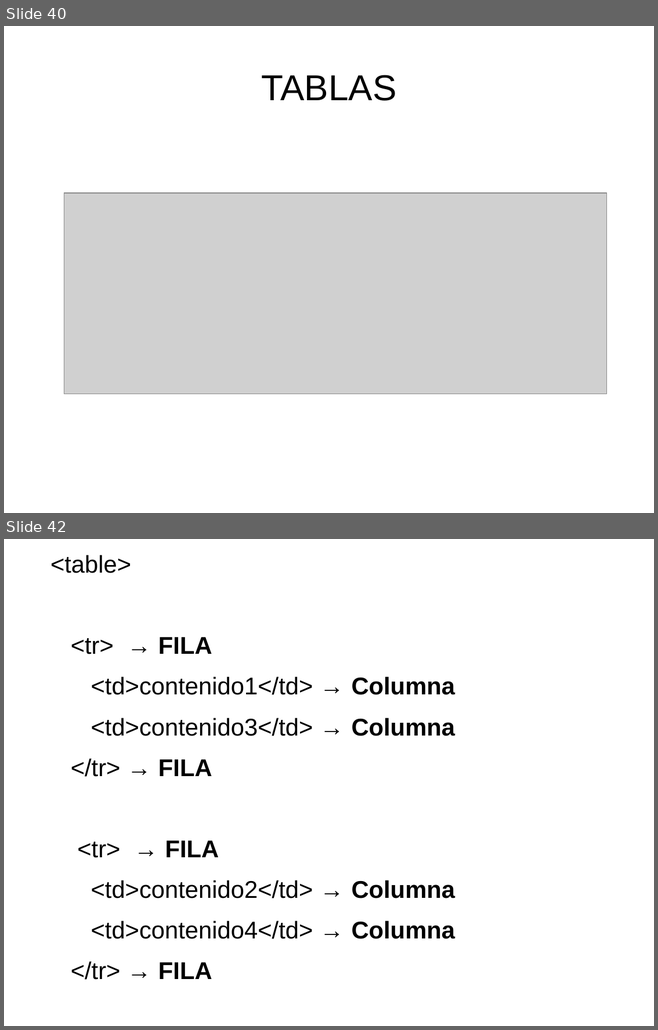
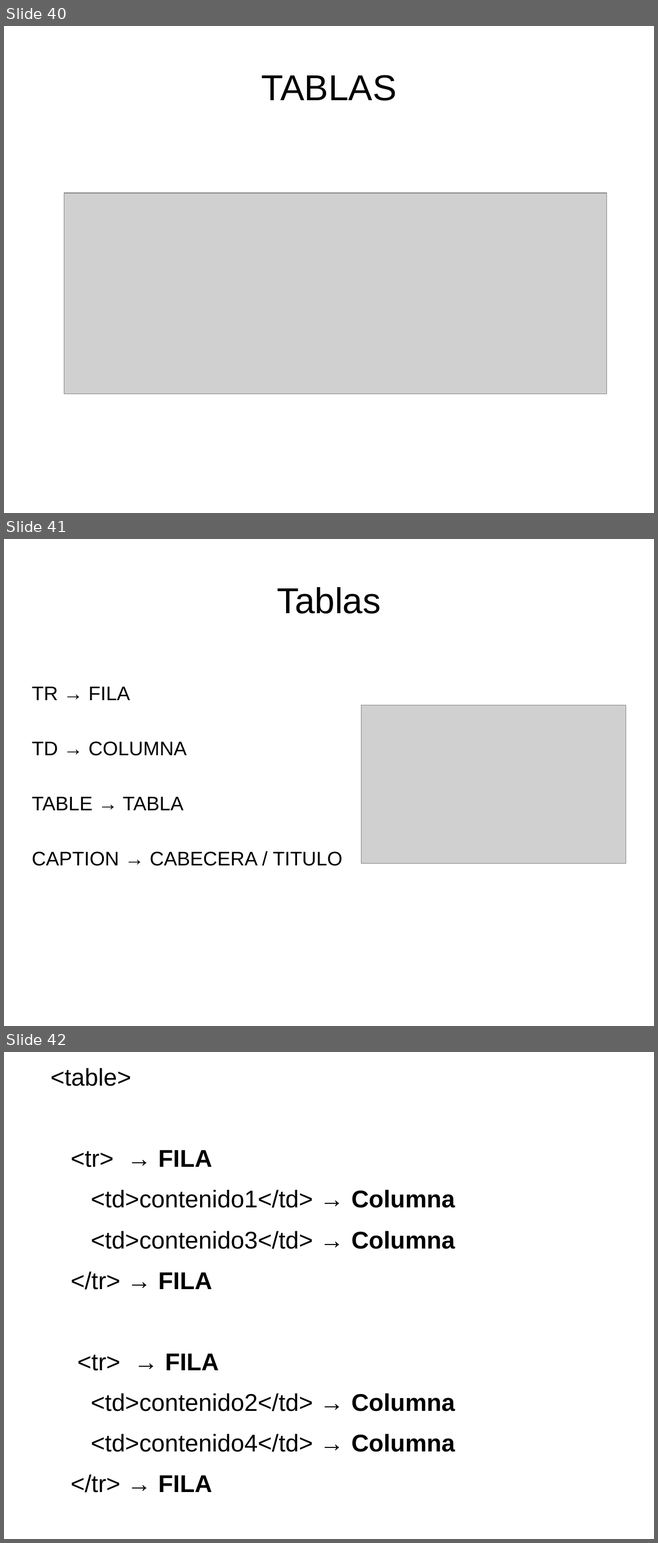
Before and after one commit to toblerone554/CampusInfantil2016, a slide deck: Veteranos/html/PresentaciónHTML.odp. Shown one above the other, each under a label of ours: slides 40 and 42 before the commit, slides 40, 41 and 42 after it; the slides between them are not shown. The pictures are 658x1030 and 658x1543 pixels, drawn with LibreOffice and Linux fonts; fonts in the diff are those of the drawing; grey boxes stand for pictures. Boxes give left, top, right and bottom in pixels: in the first picture for what was removed or moved away, otherwise in the second. Text is boxed around its words. In the diff, an @@ line names an element or a change of style, - is before the commit and + after.

Commit message:
Ejemplos de tablas y ejercicios prácticos de css

```diff
--- a/Veteranos/html/PresentaciónHTML.odp
+++ b/Veteranos/html/PresentaciónHTML.odp
@@ slide 41 added at (x1=4, y1=539, x2=654, y2=1026), background #FFFFFF @@
@@ title added at (x1=277, y1=587, x2=380, y2=614), 44 pt, text #000000 @@
+Tablas
@@ text added at (x1=32, y1=686, x2=342, y2=866), 24 pt, text #000000 @@
+TR → FILA
+TD → COLUMNA
+TABLE → TABLA
+CAPTION → CABECERA / TITULO
@@ picture added at (x1=361, y1=705, x2=626, y2=864) @@
```
Also in this commit, not shown: 15 other slides added, 2 slides removed, 13 other files.
